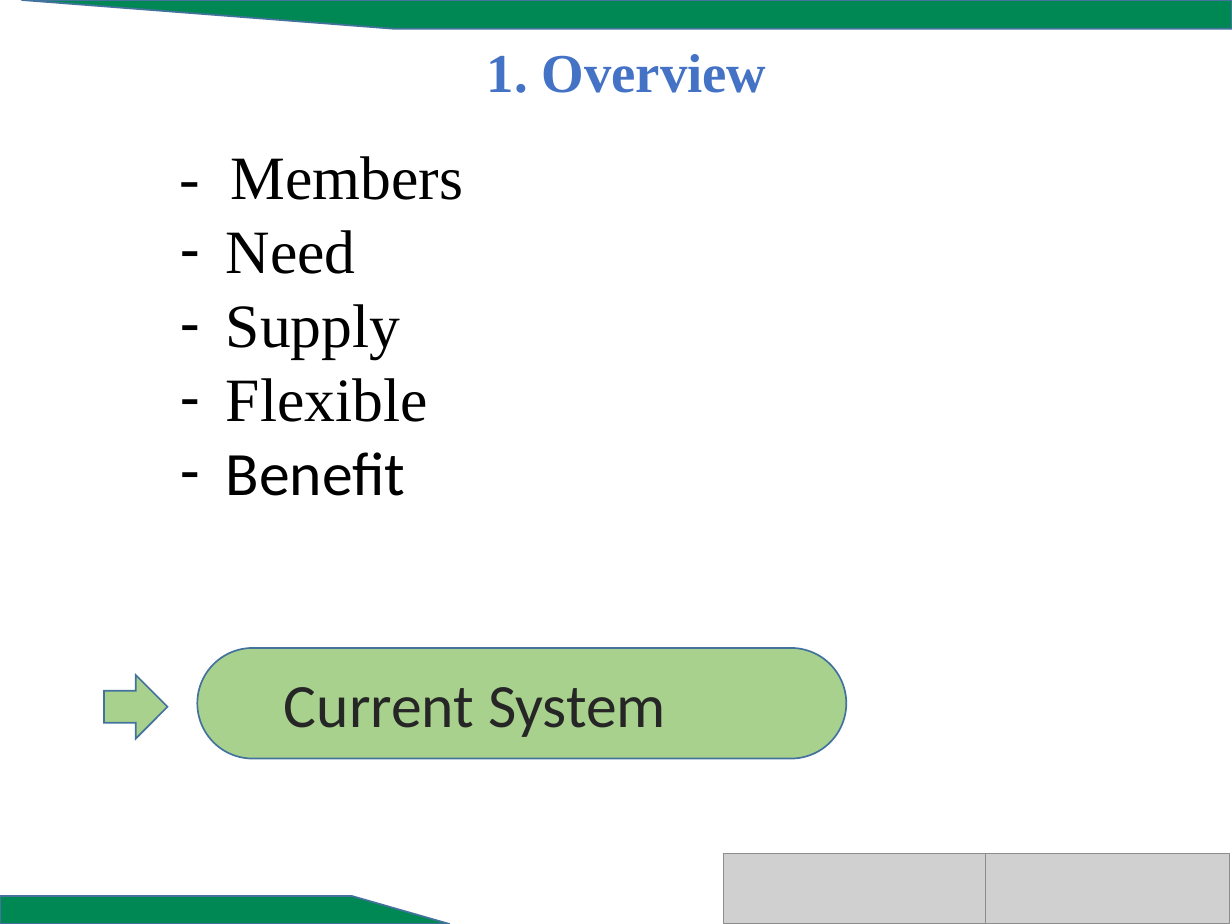
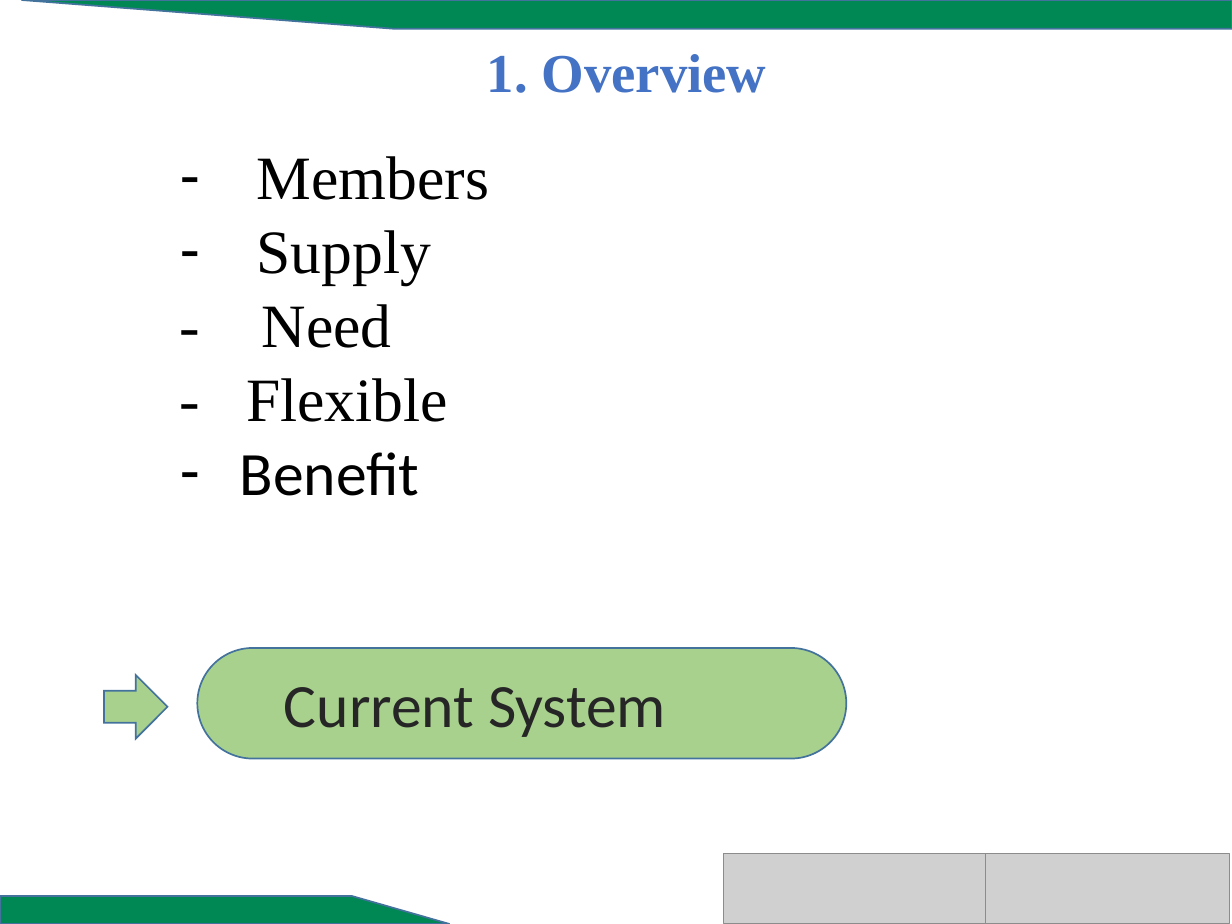
Before and after one commit to sem2prj/ProjectSem2, a slide deck: slide 3 of PharmacyManagement/src/document/PHARMACY.pptx. Drawn at 1232x924 pixels with LibreOffice and Linux fonts; fonts in the diff are those of the drawing; grey boxes stand for pictures; background and template pictures are left out. Boxes give left, top, right and bottom in pixels: in the first picture for what was removed or moved away, otherwise in the second. Text is boxed around its words. In the diff, an @@ line names an element or a change of style, - is before the commit and + after.

```diff
--- a/PharmacyManagement/src/document/PHARMACY.pptx
+++ b/PharmacyManagement/src/document/PHARMACY.pptx
@@ text at (257, 156, 489, 200): text changed @@
-- Members
-– Need
+– Members
@@ text at (257, 230, 432, 285): indent changed @@
@@ text at (246, 304, 448, 422): text changed @@
-– Flexible
+- Need
+- Flexible
```
Also in this commit, not shown: 2 other slides changed, 1 slide removed.
